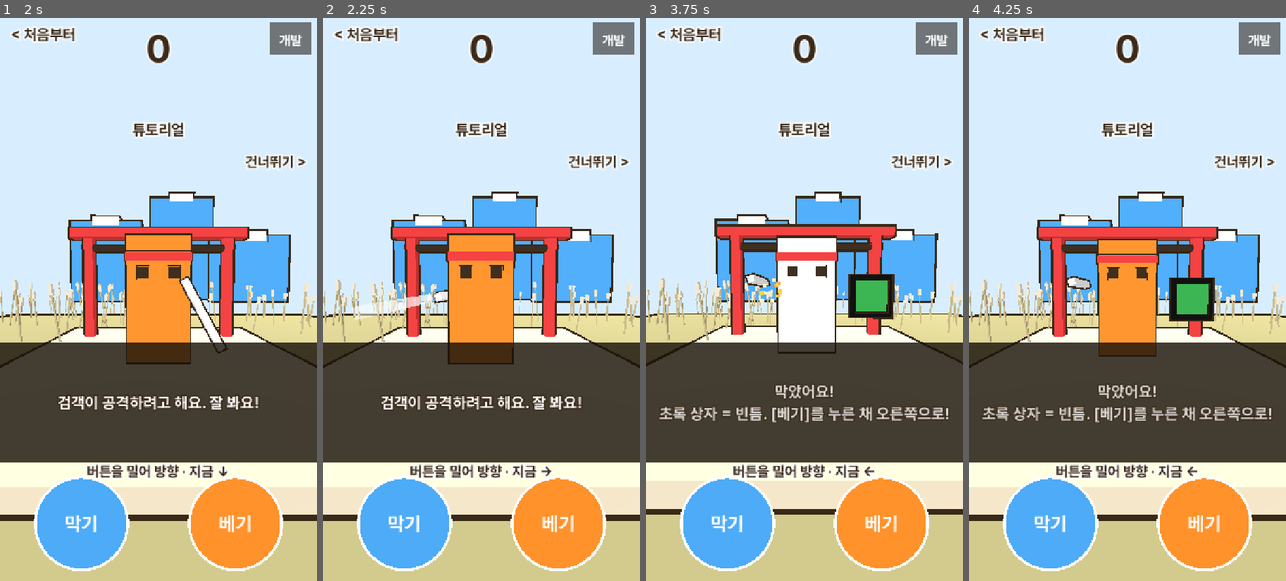
Above: before the commit, frames 1-4 (left to right).
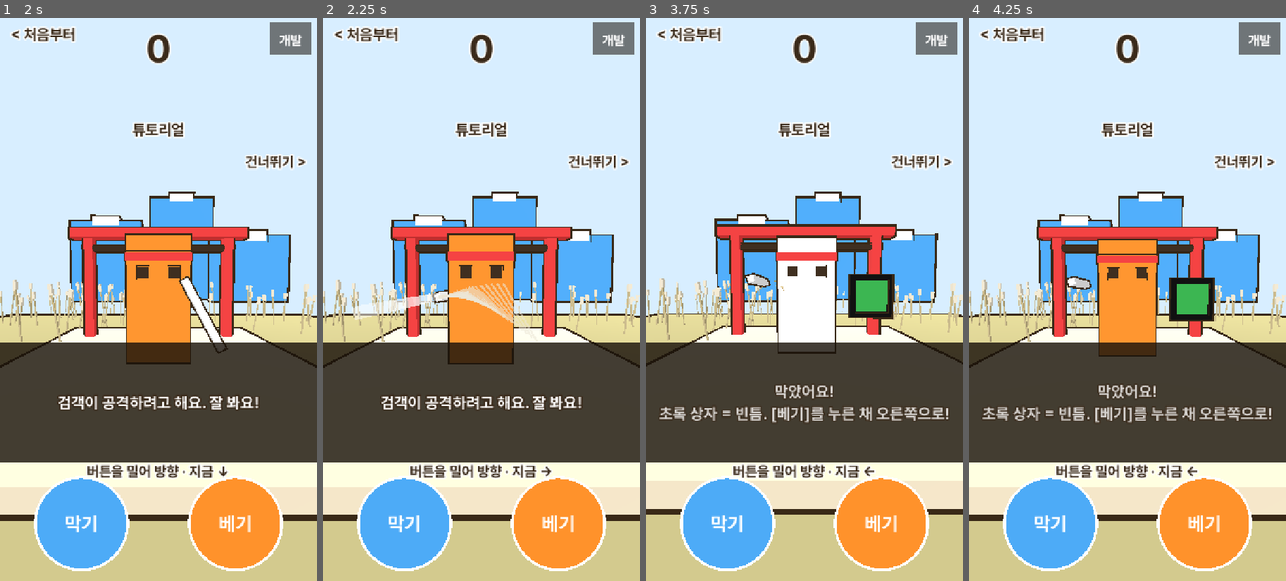
Above: after the commit, the same moments.

Repository: innollia/pai-games
Game: Godot game, scene res://main.tscn
The game is run twice, just before and just after one commit, with the same random seed, the same clock (stepped at 60 frames per second) and the same inputs.
Inputs (mouse positions are in pixels of both pictures, inside the frame that each line leads up to):
- Up to frame 1 (2 s): tap Enter at 0.5 s; move the mouse to (228, 271) at 0.52 s; hold Right 0.53-1.25 s; tap J at 0.6 s; click (228, 271) at 0.67 s; tap Space at 1.25 s; drag from (95, 327) to (142, 412) at 1.27 s
- Up to frame 2 (2.25 s): tap Enter at 2 s; move the mouse to (513, 175) at 2.02 s; hold Right from 2.03 s (still down); tap K at 2.1 s
- Up to frame 3 (3.75 s): release Right at 2.75 s; drag from (788, 412) to (709, 215) at 2.77 s; tap Space at 3.5 s; move the mouse to (899, 383) at 3.52 s; hold Left from 3.53 s (still down); tap J at 3.6 s
- Up to frame 4 (4.25 s): keep holding Left

Frame 1 is identical in both runs. In frame 2, 0.6% of the frame differs, in the area x 36-66%, y 47-56%; in frame 3, less than 0.1%; in frame 4, nothing differs.

Commit message:
일격의 길: 전투 이펙트 g/fx.gd(시험 적용, ON=false 로 되돌림) - 적 칼 회백색 잔상, 내 베기 붓 한 획, 적중 탁한 붉은색+흰 충격선, 찌르기 속도선, 막기 황동 불꽃, 간파 아이보리·금색 원형 충격파, 표대로 화면 멈춤 프레임
Co-Authored-By: Claude Opus 5.5 <noreply@anthropic.com>

Diff:
--- a/games/blade_path/g/blade.gd
+++ b/games/blade_path/g/blade.gd
@@ -192,6 +192,7 @@
 var sty := 0  # 이번 공격 모양 (위 T_WIND 설명)
 var hitstop := 0.0  # 막은 순간 화면이 멈추는 시간
 var sparks: Array = []  # 불꽃: [상자, 속도, 남은 시간, 처음 시간]
+var fx: Node = null  # 전투 이펙트 (g/fx.gd, 없거나 꺼져 있으면 null)
 var going := false  # 로비 버튼 누름 애니메이션 끝나고 출발하는 중
 var link := false  # 연격: 지금 칼 뒤에 다음 칼이 이미 오고 있다 (노랑)
 var link_at := -1.0  # 연격 칼(노랑)이 이때부터 보인다 (처음엔 흰 칼 하나만, 10/31)
@@ -244,6 +245,7 @@
 const TUT_R := Rect2(200, 1050, 320, 80)
 const SET_R := Rect2(586, 118, 124, 68)
 const DEV := "res://g/dev.gd"  # 개발 도구. 출시 때는 이 파일만 지우면 된다
+const FX := "res://g/fx.gd"  # 전투 이펙트 (10/31 시험 적용). 안 어울리면 이 파일의 ON 을 false 로 (예전 불꽃으로 돌아간다)
 const SET_CLOSE := Rect2(210, 860, 300, 100)
 
 
@@ -355,6 +357,12 @@
 	_apply_text()
 	if ResourceLoader.exists(DEV):
 		add_child(load(DEV).new())
+	if ResourceLoader.exists(FX):
+		var fs_scr: GDScript = load(FX)
+		if fs_scr.get_script_constant_map().get("ON", false):
+			fx = fs_scr.new()
+			fx.g = self
+			add_child(fx)
 
 
 ## 글 기본값 (개발 도구 [대사 편집]에서 바꿀 수 있다)
@@ -1027,6 +1035,8 @@
 		hitstop -= dt
 		return
 	_sparks(dt)
+	if fx:
+		fx.tick(dt)
 	var fdt := dt
 	if slow > 0.0:
 		slow -= dt
@@ -1076,6 +1086,8 @@
 				_to_lobby(0)
 	piv.position = fl
 	mark.position = piv.position
+	if fx:
+		fx.trail(blade_m, mode == "fight" and fs == 1 and shown)
 	mark.rotation.z = piv.rotation.z
 	stance_l.visible = mode != "lobby"
 	_score_l.visible = mode != "lobby"
@@ -1294,6 +1306,8 @@
 
 func _hurt() -> void:
 	msg("맞음 -%d" % foe_atk, 0.5)
+	if fx:
+		fx.hit(blade_m.global_position, blade_m.global_transform.basis.y.normalized() if sty == 0 else Vector3.ZERO)
 	fs = 3
 	fs_t = 0.0
 	_clear()
@@ -1321,6 +1335,8 @@
 ## wrong = 빈틈은 열렸는데 엉뚱한 쪽으로 벰 (공격 실패 소리)
 func _whiff(wrong := false) -> void:
 	sfx(SND["miss"] if wrong else SND["whiff"])
+	if fx and stance >= 0:
+		fx.swing(ind[stance].global_position, stance)  # 빗나감: 충돌 없이 잔상만
 	var steady := _lv("steady") > 0  # 능력 "흔들림 없는 손": 체력은 안 깎인다
 	msg(_s("whiff_steady") if steady else _s("whiff"), 0.9)
 	stun = 0.55
@@ -1413,6 +1429,8 @@
 ## 간파 빈틈에 엉뚱한 쪽으로 휘두름: 피해 없이 간파만 끝난다
 func _lose_chance() -> void:
 	sfx(SND["miss"])
+	if fx and stance >= 0:
+		fx.swing(ind[stance].global_position, stance)
 	msg(_s("lose"), 0.6)
 	gp = false
 	slow = 0.0
@@ -1428,8 +1446,14 @@
 	# 칼이 막히면 폰 진동, 간파는 더 길고 세게
 	_buzz(160 if perfect else 45, 1.0 if perfect else 0.5)
 	# 진동과 같은 순간: 칼 부딪친 자리에 불꽃, 화면 잠깐 멈춤 (간파는 더 많이·더 길게)
-	_burst(blade_m.global_position, 26 if perfect else 14, perfect)
-	hitstop = 0.09 if perfect else 0.05
+	if fx:
+		if perfect:
+			fx.parry(blade_m.global_position)
+		else:
+			fx.block(blade_m.global_position)
+	else:
+		_burst(blade_m.global_position, 26 if perfect else 14, perfect)
+		hitstop = 0.09 if perfect else 0.05
 	shake_t = maxf(shake_t, 0.12 if perfect else 0.06)
 	# 간파 = 패링 소리, 그냥 막기 = 이번 칼 모양의 막기 소리
 	sfx(SND["parry"] if perfect else BLOCK_SND[sty])
@@ -1477,6 +1501,10 @@
 
 func _cut() -> void:
 	sfx(SND["hit"])
+	if fx:
+		fx.swing(ind[odir].global_position, odir)
+		fx.hit(ind[odir].global_position)
+		shake_t = maxf(shake_t, 0.08)
 	var dmg := _pow() * (2 if gp else 1)  # 간파로 연 빈틈에 벤 칼은 피해 두 배
 	body.material_override = mat(GOOD)
 	flash_t = 0.15
--- /dev/null
+++ b/games/blade_path/g/fx.gd
@@ -0,0 +1,170 @@
+extends Node
+## 전투 이펙트 (10/31 파이가 보낸 이펙트 표, 시험 적용). 안 어울리면 ON 을 false 로 바꾸거나 이 파일(+.uid)을 지우고 빌드하면 예전 불꽃으로 돌아간다.
+## 채도 낮은 붓 그림 느낌으로 통일:
+## 칼 휘두르기 = 회백색 붓 터치 잔상, 적중 = 탁한 붉은색 + 흰 충격선, 막기 = 작은 황동색 불꽃,
+## 간파 = 밝은 아이보리 + 금색 원형 충격파, 찌르기 적중 = 곧은 속도선 + 작게 모인 충격파.
+## 화면 멈춤(60FPS 기준): 막기 3프레임, 적중 4프레임, 찌르기 5프레임, 간파 8프레임.
+
+const ON := true
+
+const BRUSH := Color("ece6d6")  # 회백색 붓 터치
+const BLOOD := Color("9e3a33")  # 탁한 붉은색
+const LINE := Color("fbf8f1")  # 흰 충격선
+const BRASS := [Color("c9a45c"), Color("b5893a"), Color("e3cf9a")]  # 황동색 불꽃
+const IVORY := Color("fff6df")
+const GOLD := Color("d9ad48")
+const F := 1.0 / 60.0
+
+var g: Node  # 게임 (blade.gd)
+var parts: Array = []  # 조각: {m, mat, t, life, delay, v, s0, s1, a0, grav}
+var last := Transform3D()
+var has_last := false
+var _ring := TorusMesh.new()
+
+
+func _init() -> void:
+	_ring.inner_radius = 0.9
+	_ring.outer_radius = 1.0
+	_ring.rings = 32
+	_ring.ring_segments = 4
+
+
+## 매 프레임 (화면 멈춤 중엔 불리지 않아서 이펙트도 그 자리에 멈춰 보인다)
+func tick(dt: float) -> void:
+	for i in range(parts.size() - 1, -1, -1):
+		var p: Dictionary = parts[i]
+		var m: MeshInstance3D = p.m
+		p.t += dt
+		if p.t < p.delay:
+			m.visible = false
+			continue
+		var k: float = (p.t - p.delay) / p.life
+		if k >= 1.0 or not is_instance_valid(m):
+			if is_instance_valid(m):
+				m.queue_free()
+			parts.remove_at(i)
+			continue
+		m.visible = true
+		var e := 1.0 - (1.0 - k) * (1.0 - k)  # 처음에 빠르고 끝에 느리게
+		m.scale = (p.s0 as Vector3).lerp(p.s1, e)
+		p.v.y -= p.grav * dt
+		m.position += p.v * dt
+		var c: Color = p.mat.albedo_color
+		c.a = p.a0 * (1.0 - k * k)
+		p.mat.albedo_color = c
+
+
+func _piece(mesh: Mesh, at: Vector3, rot_z: float, s0: Vector3, s1: Vector3, col: Color, life: float, delay := 0.0, v := Vector3.ZERO, grav := 0.0) -> Dictionary:
+	var sm := StandardMaterial3D.new()
+	sm.shading_mode = BaseMaterial3D.SHADING_MODE_UNSHADED
+	sm.transparency = BaseMaterial3D.TRANSPARENCY_ALPHA
+	sm.cull_mode = BaseMaterial3D.CULL_DISABLED
+	sm.no_depth_test = true  # 몸·칼에 가려지지 않고 늘 위에 그린다
+	sm.albedo_color = col
+	var m := MeshInstance3D.new()
+	m.mesh = mesh
+	m.material_override = sm
+	m.position = at
+	m.rotation.z = rot_z
+	m.scale = s0
+	m.visible = delay <= 0.0
+	g.world.add_child(m)
+	var p := {"m": m, "mat": sm, "t": 0.0, "life": life, "delay": delay, "v": v, "s0": s0, "s1": s1, "a0": col.a, "grav": grav}
+	parts.append(p)
+	return p
+
+
+func _stop(frames: int) -> void:
+	g.hitstop = maxf(g.hitstop, frames * F)
+
+
+## 적 칼이 몰아쳐 올 때 지나간 자리에 반투명 회백색 잔상. 빠를수록 길게 남는다.
+func trail(b: MeshInstance3D, on: bool) -> void:
+	if not on or b == null or not is_instance_valid(b):
+		has_last = false
+		return
+	var now := b.global_transform
+	if has_last:
+		var d := now.origin.distance_to(last.origin)
+		if d > 0.035:
+			var n := mini(6, int(ceil(d / 0.1)))
+			for i in n:
+				var tr := last.interpolate_with(now, float(i + 1) / float(n))
+				var p := _piece(g._unit, tr.origin, 0.0, tr.basis.get_scale() * Vector3(0.7, 1.0, 0.4), tr.basis.get_scale() * Vector3(0.15, 0.85, 0.2), Color(BRUSH, 0.5), 0.1 + minf(0.08, d * 0.25))
+				p.m.basis = tr.basis.orthonormalized()
+				p.m.scale = p.s0
+	last = now
+	has_last = true
+
+
+## 내 베기: 빈틈 쪽(d)으로 긋는 붓 한 획. 맞으면 hit 도 같이, 빗나가면 잔상만.
+func swing(at: Vector3, d: int) -> void:
+	if d < 0:
+		return
+	var u: Vector3 = [Vector3.LEFT, Vector3.RIGHT, Vector3.UP, Vector3.DOWN][d]
+	var pp := Vector3(-u.y, u.x, 0)
+	var c := at + Vector3(0, 0, 0.6)
+	var n := 16
+	var prev := c - u * 1.5 + pp * 0.75
+	for i in range(1, n + 1):
+		var s := float(i) / float(n)
+		# 빈틈 반대쪽 위에서 빈틈 쪽으로 둥글게 휘어 긋는다
+		var q := c + u * lerpf(-1.5, 1.1, s) + pp * lerpf(0.75, -0.6, s) + (u - pp).normalized() * sin(PI * s) * 0.35
+		var mid := (prev + q) * 0.5
+		var dir := q - prev
+		var w := 0.03 + 0.15 * pow(sin(PI * clampf(s - 0.05, 0.0, 1.0)), 0.7)  # 붓: 가운데 굵고 끝은 가늘게
+		var rz := atan2(dir.y, dir.x) - PI / 2
+		_piece(g._unit, mid, rz, Vector3(w, dir.length() * 1.35, 0.02), Vector3(w * 0.2, dir.length() * 1.35, 0.02), Color(BRUSH, 0.85), 0.15, s * 0.05)
+		prev = q
+
+
+## 적중: 탁한 붉은 자국 + 흰 충격선. thrust 면 찌른 방향으로 곧은 속도선과 작게 모인 충격파.
+func hit(at: Vector3, thrust := Vector3.ZERO) -> void:
+	var z := Vector3(0, 0, 0.3)
+	if thrust != Vector3.ZERO:
+		var t2 := Vector3(thrust.x, thrust.y, 0)
+		if t2.length() < 0.2:
+			t2 = Vector3(0, 1, 0)  # 화면 쪽으로 곧게 찌르면 세로 선으로
+		t2 = t2.normalized()
+		var pp := Vector3(-t2.y, t2.x, 0)
+		var rz := atan2(t2.y, t2.x) - PI / 2
+		for i in 9:
+			var off := pp * randf_range(-0.45, 0.45) - t2 * randf_range(0.2, 1.2)
+			_piece(g._unit, at + z + off, rz, Vector3(0.025, 0.9, 0.02), Vector3(0.0, 1.6, 0.02), Color(LINE, 0.9), randf_range(0.1, 0.15), 0.0, t2 * 6.0)
+		_piece(_ring, at + z, 0.0, Vector3.ONE * 0.08, Vector3.ONE * 0.45, Color(LINE, 0.9), 0.12).m.rotation.x = PI / 2
+		_piece(g._unit, at + z, PI / 4, Vector3.ONE * 0.2, Vector3(0.5, 0.5, 0.02), Color(BLOOD, 0.85), 0.13)
+		_stop(5)
+		return
+	# 붉은 자국: 작은 덩이 몇 개가 짧게 번진다
+	for i in 5:
+		var a := randf() * TAU
+		var r := Vector3(cos(a), sin(a), 0)
+		_piece(g._unit, at + z + r * 0.1, a, Vector3(0.18, 0.18, 0.02), Vector3(0.45, 0.12, 0.02), Color(BLOOD, 0.85), randf_range(0.12, 0.18), 0.0, r * 2.5)
+	# 흰 충격선: 가운데에서 바깥으로 뻗고 가늘어진다
+	for i in 8:
+		var a := TAU * i / 8.0 + randf_range(-0.2, 0.2)
+		var r := Vector3(cos(a), sin(a), 0)
+		_piece(g._unit, at + z + r * 0.35, a - PI / 2, Vector3(0.05, 0.25, 0.02), Vector3(0.0, 0.8, 0.02), Color(LINE, 0.95), randf_range(0.12, 0.16), 0.0, r * 5.0)
+	_stop(4)
+
+
+## 그냥 막기: 작은 황동색 불꽃
+func block(at: Vector3) -> void:
+	var z := Vector3(0, 0, 0.3)
+	for i in 9:
+		var v := Vector3(randf_range(-1, 1), randf_range(-0.5, 1.0), 0).normalized() * randf_range(3.0, 5.0)
+		_piece(g._unit, at + z, randf() * TAU, Vector3.ONE * 0.08, Vector3.ONE * 0.02, Color(BRASS[i % 3], 1.0), randf_range(0.08, 0.12), 0.0, v, 10.0)
+	_stop(3)
+
+
+## 간파: 밝은 아이보리 + 금색 큰 원형 충격파, 금빛 불꽃
+func parry(at: Vector3) -> void:
+	var z := Vector3(0, 0, 0.3)
+	_piece(_ring, at + z, 0.0, Vector3.ONE * 0.2, Vector3.ONE * 1.7, Color(IVORY, 0.95), 0.25).m.rotation.x = PI / 2
+	_piece(_ring, at + z, 0.0, Vector3.ONE * 0.15, Vector3.ONE * 1.15, Color(GOLD, 0.9), 0.22, 0.03).m.rotation.x = PI / 2
+	_piece(g._unit, at + z, PI / 4, Vector3(0.5, 0.5, 0.02), Vector3(0.05, 0.05, 0.02), Color(IVORY, 1.0), 0.18)
+	for i in 16:
+		var a := TAU * i / 16.0 + randf_range(-0.15, 0.15)
+		var v := Vector3(cos(a), sin(a), 0) * randf_range(4.0, 7.0)
+		_piece(g._unit, at + z, a, Vector3(0.12, 0.05, 0.02), Vector3(0.03, 0.02, 0.02), Color(GOLD if i % 2 else IVORY, 1.0), randf_range(0.18, 0.25), 0.0, v, 6.0)
+	_stop(8)
Not shown, added: games/blade_path/g/fx.gd.uid
Not shown, changed: games/blade_path/ver.txt
Not shown, changed: games/blade_path/README.md
Not shown, changed: games/blade_path/web/index.html
Not shown, changed: games/blade_path/web/index.pck
